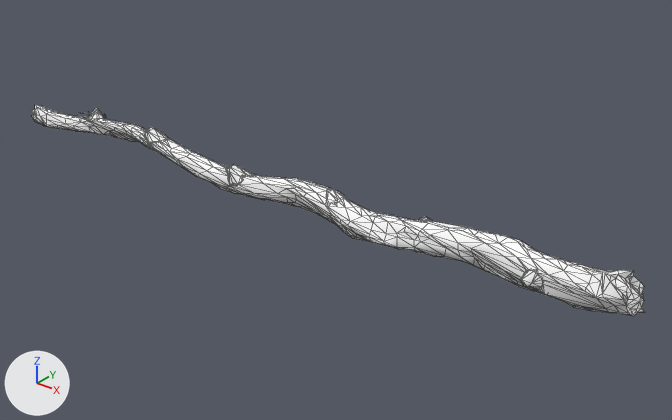
Two versions of the glTF model EverythingLibraryBrowser/models/trees/trees-dead-trees-wood-dead-branch/trees-dead-trees-wood-dead-branch_v6.glb, one commit apart.
One viewpoint serves both versions: a 50 mm lens placed at (1.114, -1.186, 0.798), pointed at (0.116, 0.062, 0.024). The axes (+X, +Y, +Z) are drawn at lower left. The lights are the same throughout. The picture after the commit comes second. Mesh edges are drawn as thin lines. Vertices at exactly the same position are counted once.

Objects in the first picture: 'Dead Branch_v6'.
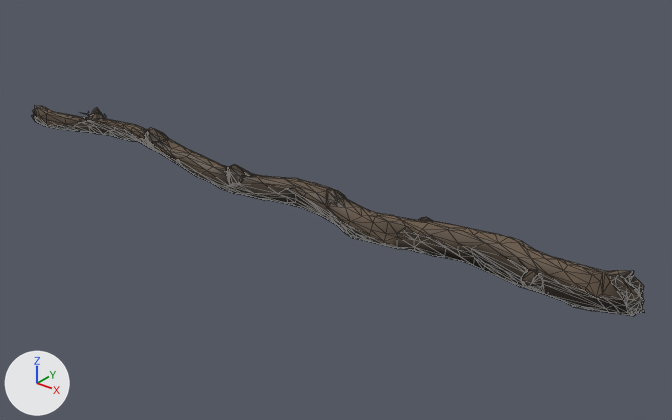
The newer file is also turned or shifted as a whole; pictures and numbers use the older file's frame.

What changed in the scene script:
```text
Change me_mesh_006:
    where me_mesh_006.from_pydata(...)  # 1157 vertices, 1846 faces; spans x -0.75..0.75, y -0.07..0.07, z 0.0..0.15
    used by ob_dead_branch_v6; location = (0.0, 0.0, 0.0)
    me_mesh_006 part 1: 1846 faces centred in x -0.74..0.75, y -0.07..0.07, z 0.0..0.14 are repainted in the vertex colours; the middle colour goes from white #ffffff to brown #382f25
```

What differs and where, as boxes [x1, y1, x2, y2] in the pictures (672 x 420 px):
part 1 of me_mesh_006, recoloured: [32, 105, 645, 316] in both
